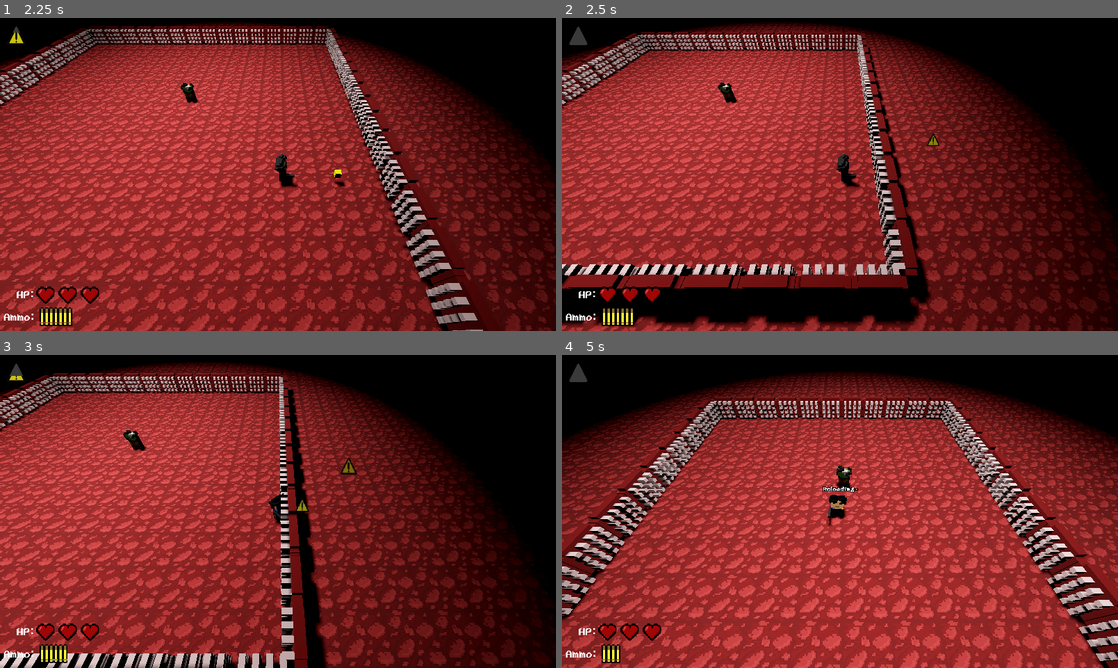
Above: before the commit, frames 1-4 (two rows, left to right).
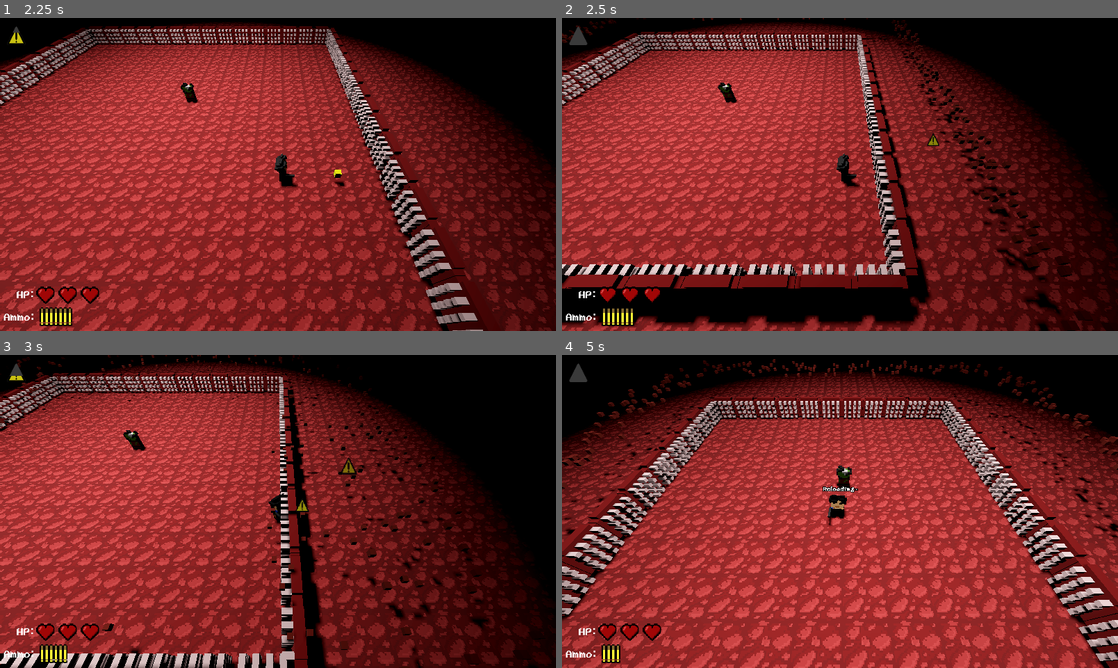
Above: after the commit, the same moments.

Repository: WatsonDynamite/MADGJ2024_LR
Game: Godot game, scene res://main.tscn
The game is run twice, just before and just after one commit, with the same random seed, the same clock (stepped at 60 frames per second) and the same inputs.
Inputs (mouse positions are in pixels of both pictures, inside the frame that each line leads up to):
- Up to frame 1 (2.25 s): tap Enter at 0.5 s; move the mouse to (400, 158) at 0.52 s; hold D (right) 0.53-1.28 s; click (400, 158) at 0.6 s; move the mouse to (166, 190) at 1.27 s; hold S (down) 1.28-2.03 s; click (166, 190) at 1.35 s; move the mouse to (333, 105) at 2.02 s; hold D (right) from 2.03 s (still down); click (333, 105) at 2.1 s
- Up to frame 2 (2.5 s): keep holding D (right)
- Up to frame 3 (3 s): move the mouse to (250, 574) at 2.77 s; release D (right) at 2.78 s; hold W (up) from 2.78 s (still down); click (250, 574) at 2.85 s
- Up to frame 4 (5 s): move the mouse to (1006, 558) at 3.52 s; release W (up) at 3.53 s; hold A (left) from 3.53 s (still down); click (1006, 558) at 3.6 s; tap R (reload) at 4.15 s; move the mouse to (673, 464) at 4.27 s; click (673, 464) at 4.35 s

Frame 1 is identical in both runs. In frame 2, 2.0% of the frame differs, in the area x 0-100%, y 0-100%; in frame 3, 2.2%, in the area x 0-97%, y 0-100%; in frame 4, 2.1%.
Error in both runs: Invalid access to property or key 'position' on a base object of type 'null instance'. (res://Scripts/Monster.gd:25)

Commit message:
more visual updates

Diff:
--- a/Prefabs/player.tscn
+++ b/Prefabs/player.tscn
@@ -33,6 +33,7 @@
 
 [node name="Camera3D" type="Camera3D" parent="CameraPivct"]
 transform = Transform3D(1, 0, 0, 0, -4.37114e-08, 1, 0, -1, -4.37114e-08, 0, 6.19395, 0)
+current = true
 
 [node name="Control" type="Control" parent="."]
 layout_mode = 3
--- /dev/null
+++ b/Prefabs/wall_particle.tscn
@@ -0,0 +1,42 @@
+[gd_scene load_steps=7 format=3 uid="uid://cqywmofljbsy0"]
+
+[ext_resource type="Script" path="res://Scripts/warning_particle.gd" id="2_crrk7"]
+
+[sub_resource type="Gradient" id="Gradient_jr4u0"]
+offsets = PackedFloat32Array(0, 0.52741, 1)
+colors = PackedColorArray(1, 1, 1, 1, 1, 1, 1, 1, 1, 1, 1, 0)
+
+[sub_resource type="GradientTexture1D" id="GradientTexture1D_jic7i"]
+gradient = SubResource("Gradient_jr4u0")
+
+[sub_resource type="ParticleProcessMaterial" id="ParticleProcessMaterial_1pljn"]
+angle_min = -45.0
+angle_max = 45.0
+direction = Vector3(0, 1, 0)
+spread = 32.917
+initial_velocity_min = 3.0
+initial_velocity_max = 3.0
+gravity = Vector3(0, -3, 0)
+color_ramp = SubResource("GradientTexture1D_jic7i")
+
+[sub_resource type="StandardMaterial3D" id="StandardMaterial3D_anomm"]
+albedo_color = Color(0.407843, 0.0980392, 0.0509804, 1)
+
+[sub_resource type="BoxMesh" id="BoxMesh_8p460"]
+material = SubResource("StandardMaterial3D_anomm")
+size = Vector3(0.1, 0.1, 0.1)
+
+[node name="GPUParticles3D" type="GPUParticles3D"]
+transform = Transform3D(1, 0, 0, 0, 1, 0, 0, 0, 1, 0, 1, 0)
+top_level = true
+emitting = false
+lifetime = 2.0
+one_shot = true
+speed_scale = 2.8
+explosiveness = 0.93
+randomness = 1.0
+process_material = SubResource("ParticleProcessMaterial_1pljn")
+draw_pass_1 = SubResource("BoxMesh_8p460")
+script = ExtResource("2_crrk7")
+
+[connection signal="finished" from="." to="." method="_on_finished"]
--- a/Scripts/Bullet.gd
+++ b/Scripts/Bullet.gd
@@ -18,7 +18,6 @@
 	transform = vector
 
 func _on_area_entered(area):
-	print("teste")
 	_disable()
 	area.queue_free()
 	pass # Replace with function body.
--- a/Scripts/Level.gd
+++ b/Scripts/Level.gd
@@ -2,9 +2,12 @@
 
 @onready var gridMap: GridMap = $GridMap;
 @onready var warningLevel: TextureProgressBar = $Container/WarningLevel;
+
 var zombie = preload("res://Prefabs/Zombie.tscn")
 var skeleton = preload("res://Prefabs/skeleton.tscn")
 var slime = preload("res://Prefabs/slime.tscn")
+var wallParticle = preload("res://Prefabs/wall_particle.tscn")
+
 var mobs: Array
 var spawn_timer: Timer
 enum Tiles { FLOOR, WALL };
@@ -41,7 +44,11 @@
 # make sure factor is always an odd number (?)
 func _set_wall_to(factor: int):
 	var prevWalls = gridMap.get_used_cells_by_item(Tiles.WALL);
+
 	for i in prevWalls:
+		var particle = wallParticle.instantiate();
+		particle.position = i;
+		get_parent().add_child(particle);
 		gridMap.set_cell_item(i, -1);
 	var offset = factor /2 ;
 	for i in range(1, factor -1 ):
--- a/Scripts/Protag.gd
+++ b/Scripts/Protag.gd
@@ -44,7 +44,6 @@
 	model.rotation = Vector3(model.rotation.x,lerp_angle(model.rotation.y, angle, delta * 100), model.rotation.z)
 
 	if Input.is_action_just_pressed("shoot") && ammoValue > 0:
-
 		ammo[currentBullet].set_process_mode(PROCESS_MODE_ALWAYS)
 		ammo[currentBullet].show()
 		ammo[currentBullet].position = gunDirection.global_position
@@ -53,8 +52,8 @@
 		ammoValue -= 1
 		if currentBullet == 15:
 			currentBullet = 0
-	if(ammoValue == 0):
-		outOfAmmoLabel.visible = true;
+		if(ammoValue == 0):
+			outOfAmmoLabel.visible = true;
 	if Input.is_action_just_pressed("reload"):
 		outOfAmmoLabel.visible = false;
 		reloadingLabel.visible = true;
Not shown: 5 places in Assets/tileset2.tres that only renumber resources
Not shown: 1 places in Prefabs/Level.tscn that only renumber resources
